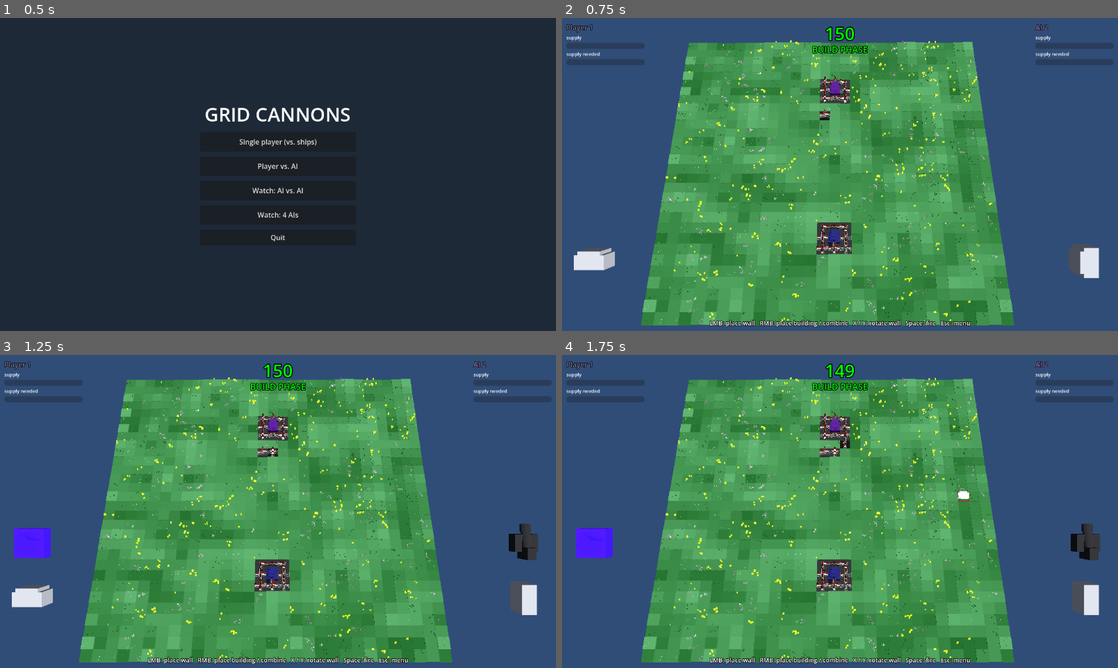
Above: before the commit, frames 1-4 (two rows, left to right).
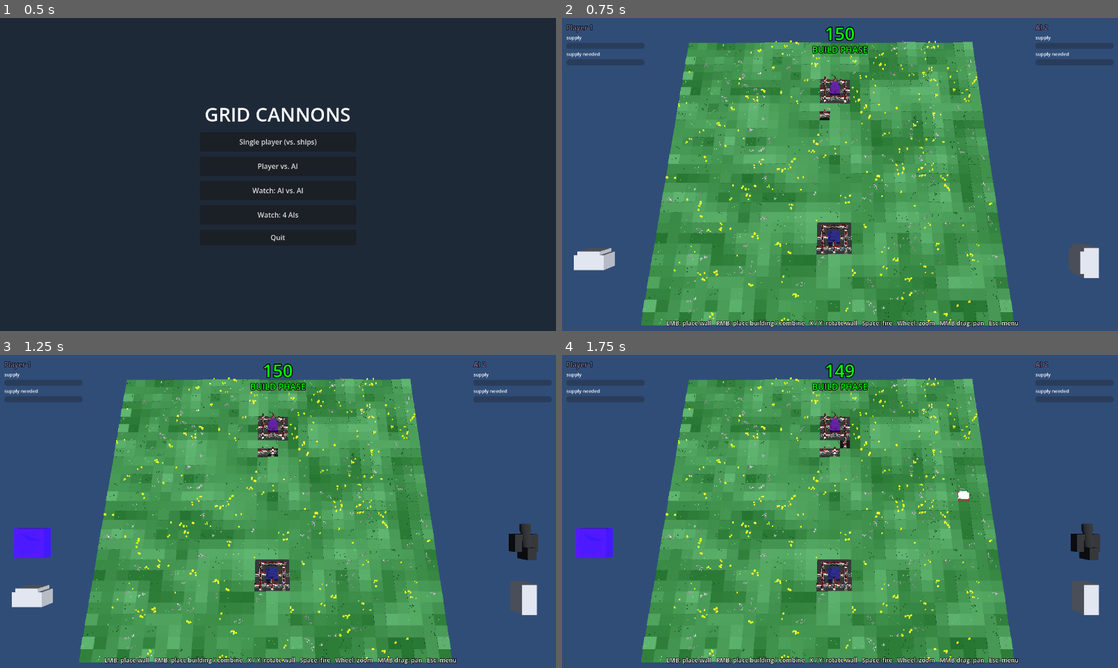
Above: after the commit, the same moments.

Repository: sebastianrueckerai/cannonade
Game: Godot game, scene res://scenes/menu.tscn
The game is run twice, just before and just after one commit, with the same random seed, the same clock (stepped at 60 frames per second) and the same inputs.
Inputs (mouse positions are in pixels of both pictures, inside the frame that each line leads up to):
- Up to frame 1 (0.5 s): no input
- Up to frame 2 (0.75 s): click "Player vs. AI" at 0.5 s
- Up to frame 3 (1.25 s): no input
- Up to frame 4 (1.75 s): move the mouse to (962, 495) at 1.27 s; tap Space (fire) at 1.35 s; click (962, 495) at 1.42 s

Frame 1 is identical in both runs. In frame 2, 0.9% of the frame differs, in the area x 18-83%, y 96-99%; in frame 3, 0.9%; in frame 4, 0.9%.

Commit message:
Add mouse wheel zoom and middle mouse panning
- Wheel zooms towards the point under the cursor; fully zoomed out is the
  whole-map view, zoom in stops 7 units from the ground
- Middle mouse drag pans while zoomed in, limited to the map area
- The wheel no longer rotates walls (X / Y / Z still do)
- tests/camera_test drives it with real mouse events

Co-Authored-By: Claude Opus 5.5 <noreply@anthropic.com>
Claude-Session: https://claude.ai/code/session_013bzB7wNsxwkWbhoQ619YKM

Diff:
--- a/project.godot
+++ b/project.godot
@@ -39,11 +39,11 @@
 }
 rotate_cw={
 "deadzone": 0.2,
-"events": [Object(InputEventKey,"resource_local_to_scene":fa …(209 unchanged characters)… "location":0,"echo":false,"script":null), Object(InputEventMouseButton,"resource_local_to_scene":false,"resource_name":"","device":-1,"window_id":0,"alt_pressed":false,"shift_pressed":false,"ctrl_pressed":false,"meta_pressed":false,"button_mask":0,"position":Vector2(0, 0),"global_position":Vector2(0, 0),"factor":1.0,"button_index":5,"canceled":false,"pressed":false,"double_click":false,"script":null)]
+"events": [Object(InputEventKey,"resource_local_to_scene":fa …(209 unchanged characters)… "location":0,"echo":false,"script":null)]
 }
 rotate_ccw={
 "deadzone": 0.2,
-"events": [Object(InputEventKey,"resource_local_to_scene":fa …(509 unchanged characters)… "location":0,"echo":false,"script":null), Object(InputEventMouseButton,"resource_local_to_scene":false,"resource_name":"","device":-1,"window_id":0,"alt_pressed":false,"shift_pressed":false,"ctrl_pressed":false,"meta_pressed":false,"button_mask":0,"position":Vector2(0, 0),"global_position":Vector2(0, 0),"factor":1.0,"button_index":4,"canceled":false,"pressed":false,"double_click":false,"script":null)]
+"events": [Object(InputEventKey,"resource_local_to_scene":fa …(509 unchanged characters)… "location":0,"echo":false,"script":null)]
 }
 debug_shake={
 "deadzone": 0.2,
--- /dev/null
+++ b/scripts/CameraRig.gd
@@ -0,0 +1,73 @@
+extends Camera3D
+## Main camera: mouse wheel zooms towards the cursor, the middle mouse button
+## drags the view while zoomed in. Fully zoomed out is the view that shows the
+## whole map (set by GameController.position_camera()).
+
+## Closest the camera gets to the ground point it looks at (world units).
+@export var minDistance := 7.0
+## Distance change per wheel notch.
+@export var zoomStep := 1.2
+
+var _home: Vector3  # fully zoomed out position
+var _home_target: Vector3  # ground point in the screen centre when zoomed out
+var _target: Vector3  # ground point in the screen centre
+var _zoom := 1.0  # 1 = fully zoomed out, smaller = closer
+var _min_zoom := 1.0
+var _panning := false
+var _half_extent := 10.0  # half the map size: how far the view centre may move
+
+
+## Remember the current transform as the fully zoomed out view of a map that
+## extends half_extent around its centre.
+func capture_home_view(half_extent: float) -> void:
+	_half_extent = half_extent
+	_home = global_position
+	_home_target = _ground_point(get_viewport().get_visible_rect().size / 2.0)
+	_target = _home_target
+	_zoom = 1.0
+	_min_zoom = minf(1.0, minDistance / _home.distance_to(_home_target))
+
+
+func zoom_level() -> float:
+	return _zoom
+
+
+## Point on the ground (y = 0) under a screen position.
+func _ground_point(screen: Vector2) -> Vector3:
+	var origin := project_ray_origin(screen)
+	var dir := project_ray_normal(screen)
+	if absf(dir.y) < 1e-5:
+		return origin
+	return origin + dir * (-origin.y / dir.y)
+
+
+func _apply() -> void:
+	# the further out, the less room to pan: fully zoomed out the view is fixed
+	var room := (1.0 - _zoom) / (1.0 - _min_zoom) if _min_zoom < 1.0 else 0.0
+	var half := Vector3(_half_extent, 0, _half_extent)
+	var off := (_target - _home_target).clamp(-half * room, half * room)
+	_target = _home_target + off
+	global_position = _target + (_home - _home_target) * _zoom
+
+
+func _zoom_at(screen: Vector2, factor: float) -> void:
+	var before := _ground_point(screen)
+	_zoom = clampf(_zoom * factor, _min_zoom, 1.0)
+	global_position = _target + (_home - _home_target) * _zoom
+	# keep the ground point under the cursor where it was
+	_target += before - _ground_point(screen)
+	_apply()
+
+
+func _unhandled_input(event: InputEvent) -> void:
+	if event is InputEventMouseButton:
+		if event.pressed and event.button_index == MOUSE_BUTTON_WHEEL_UP:
+			_zoom_at(event.position, 1.0 / zoomStep)
+		elif event.pressed and event.button_index == MOUSE_BUTTON_WHEEL_DOWN:
+			_zoom_at(event.position, zoomStep)
+		elif event.button_index == MOUSE_BUTTON_MIDDLE:
+			_panning = event.pressed and _zoom < 1.0
+	elif event is InputEventMouseMotion and _panning:
+		var prev: Vector2 = event.position - event.relative
+		_target += _ground_point(prev) - _ground_point(event.position)
+		_apply()
--- a/scripts/Main.gd
+++ b/scripts/Main.gd
@@ -11,6 +11,7 @@
 const UpgradeSelection = preload("res://scripts/components/UpgradeSelection.gd")
 const PlayerController = preload("res://scripts/components/PlayerController.gd")
 const AIScript = preload("res://scripts/components/AI.gd")
+const CameraRig = preload("res://scripts/CameraRig.gd")
 
 const MODES := {
 	# Assets/Scenes/singlePlayer.unity: one human against the ship fleet
@@ -117,11 +118,12 @@
 	fleet.enemyPlayers = game.players.duplicate()
 	game.round_changed.connect(_on_round_changed)
 	game.start_game()
+	camera.capture_home_view(map.sizeX * map.tileSize / 2.0)
 	_on_round_changed(0, true)
 
 
 func _setup_environment(cfg: Dictionary) -> void:
-	camera = Camera3D.new()
+	camera = CameraRig.new()
 	camera.name = "MainCamera"
 	camera.fov = cfg["fov"]
 	camera.far = 500.0
@@ -196,7 +198,7 @@
 	ui.add_child(phase_label)
 	var help := Label.new()
 	help.name = "Help"
-	help.text = "LMB: place wall   RMB: place building / combine   X / Y: rotate wall   Space: fire   Esc: menu"
+	help.text = "LMB: place wall   RMB: place building / combine   X / Y: rotate wall   Space: fire   Wheel: zoom   MMB drag: pan   Esc: menu"
 	help.add_theme_font_size_override("font_size", 14)
 	help.add_theme_color_override("font_outline_color", Color.BLACK)
 	help.add_theme_constant_override("outline_size", 4)
--- /dev/null
+++ b/tests/camera_test.gd
@@ -0,0 +1,122 @@
+extends Node
+## Camera zoom / pan through real mouse events.
+##   godot --headless --fixed-fps 30 res://tests/camera_test.tscn
+
+const Main = preload("res://scripts/Main.gd")
+
+var main: Node
+var cam: Camera3D
+var failures: Array = []
+
+
+func check(cond: bool, msg: String) -> void:
+	print(("ok: " if cond else "FAIL: ") + msg)
+	if not cond:
+		failures.append(msg)
+
+
+func frames(n := 1) -> void:
+	for i in n:
+		await get_tree().process_frame
+
+
+func wheel(pos: Vector2, up: bool, times := 1) -> void:
+	for i in times:
+		for pressed in [true, false]:
+			var ev := InputEventMouseButton.new()
+			ev.button_index = MOUSE_BUTTON_WHEEL_UP if up else MOUSE_BUTTON_WHEEL_DOWN
+			ev.position = pos
+			ev.pressed = pressed
+			Input.parse_input_event(ev)
+		await frames(1)
+
+
+func middle_drag(from: Vector2, to: Vector2) -> void:
+	var b := InputEventMouseButton.new()
+	b.button_index = MOUSE_BUTTON_MIDDLE
+	b.position = from
+	b.pressed = true
+	Input.parse_input_event(b)
+	await frames(1)
+	var steps := 5
+	for i in steps:
+		var m := InputEventMouseMotion.new()
+		m.position = from.lerp(to, float(i + 1) / steps)
+		m.relative = (to - from) / steps
+		m.button_mask = MOUSE_BUTTON_MASK_MIDDLE
+		Input.parse_input_event(m)
+		await frames(1)
+	b = b.duplicate()
+	b.position = to
+	b.pressed = false
+	Input.parse_input_event(b)
+	await frames(1)
+
+
+func ground(screen: Vector2) -> Vector3:
+	var o := cam.project_ray_origin(screen)
+	var d := cam.project_ray_normal(screen)
+	return o + d * (-o.y / d.y)
+
+
+func whole_map_visible() -> bool:
+	var m = main.game.map
+	var size := get_viewport().get_visible_rect().size
+	for c in [Vector2i(0, 0), Vector2i(m.sizeX - 1, 0), Vector2i(0, m.sizeZ - 1), Vector2i(m.sizeX - 1, m.sizeZ - 1)]:
+		var p: Vector2 = cam.unproject_position(m.tile_position(c.x, c.y))
+		if p.x < 0 or p.y < 0 or p.x > size.x or p.y > size.y:
+			return false
+	return true
+
+
+func _ready() -> void:
+	get_tree().root.size = Vector2i(1280, 720)  # headless windows are 64x64
+	Main.requested_mode = "versus"
+	Main.requested_args = {"seed": "3", "no-decorations": "true"}
+	main = Main.new()
+	get_tree().root.add_child.call_deferred(main)
+	await get_tree().process_frame
+	get_tree().current_scene = main
+	for p in main.game.players:
+		if p.has_method("search_best_building_plans"):
+			p.nextAction = 1e9
+	cam = main.camera
+	await frames(2)
+	var home := cam.global_position
+	var size := get_viewport().get_visible_rect().size
+	var cursor := size * Vector2(0.3, 0.6)
+	check(whole_map_visible(), "start view shows the whole map")
+
+	# zooming out further than the start view is not possible
+	await wheel(cursor, false, 3)
+	check(cam.global_position.is_equal_approx(home), "cannot zoom out beyond the whole map view")
+
+	# wheel up zooms in towards the point under the cursor
+	var under := ground(cursor)
+	var wall = U.comp(main.game.players[0].nextWall, "BuildingBlock")
+	var connectors: Array = wall.connects_up_down_left_right()
+	await wheel(cursor, true)
+	check(cam.global_position.y < home.y, "wheel up zooms in")
+	check(ground(cursor).distance_to(under) < 0.05, "the point under the cursor stays under the cursor")
+	check(wall.connects_up_down_left_right() == connectors, "the wheel no longer rotates the wall")
+
+	# zooming in stops at a sane distance
+	await wheel(cursor, true, 40)
+	var dist := cam.global_position.distance_to(ground(size / 2.0))
+	check(dist > 6.0 and dist < 8.0, "zoom in stops at the minimum distance (%.1f)" % dist)
+
+	# middle mouse drag pans: the grabbed ground point follows the cursor
+	var grab := size / 2.0
+	var grabbed := ground(grab)
+	var to := grab + Vector2(-120, 80)
+	await middle_drag(grab, to)
+	check(ground(to).distance_to(grabbed) < 0.05, "middle drag moves the map with the cursor")
+
+	# zooming all the way out returns to the whole map view, where panning is off
+	await wheel(cursor, false, 40)
+	check(cam.global_position.is_equal_approx(home), "zooming out returns to the whole map view")
+	await middle_drag(grab, to)
+	check(cam.global_position.is_equal_approx(home), "no panning in the whole map view")
+
+	print("CAMERA TEST PASSED" if failures.is_empty() else "CAMERA TEST FAILED: %s" % [failures])
+	get_tree().quit(0 if failures.is_empty() else 1)
--- /dev/null
+++ b/tests/camera_test.tscn
@@ -0,0 +1,6 @@
+[gd_scene format=3]
+
+[ext_resource type="Script" path="res://tests/camera_test.gd" id="1"]
+
+[node name="CameraTest" type="Node"]
+script = ExtResource("1")
--- a/tools/screenshot.gd
+++ b/tools/screenshot.gd
@@ -25,6 +25,13 @@
 	get_tree().root.add_child.call_deferred(main)
 	await get_tree().process_frame
 	get_tree().current_scene = main
+	if args.has("zoom"):  # wheel notches towards the screen centre
+		var ev := InputEventMouseButton.new()
+		ev.button_index = MOUSE_BUTTON_WHEEL_UP
+		ev.position = get_viewport().get_visible_rect().size / 2.0
+		ev.pressed = true
+		for i in int(args["zoom"]):
+			main.camera._unhandled_input(ev)
 	if args.has("fov"):
 		main.camera.fov = float(args["fov"])
 	if args.has("look"):
Not shown, added: scripts/CameraRig.gd.uid
Not shown, added: tests/camera_test.gd.uid
Not shown, changed: README.md
Not shown, changed: run_tests.sh
